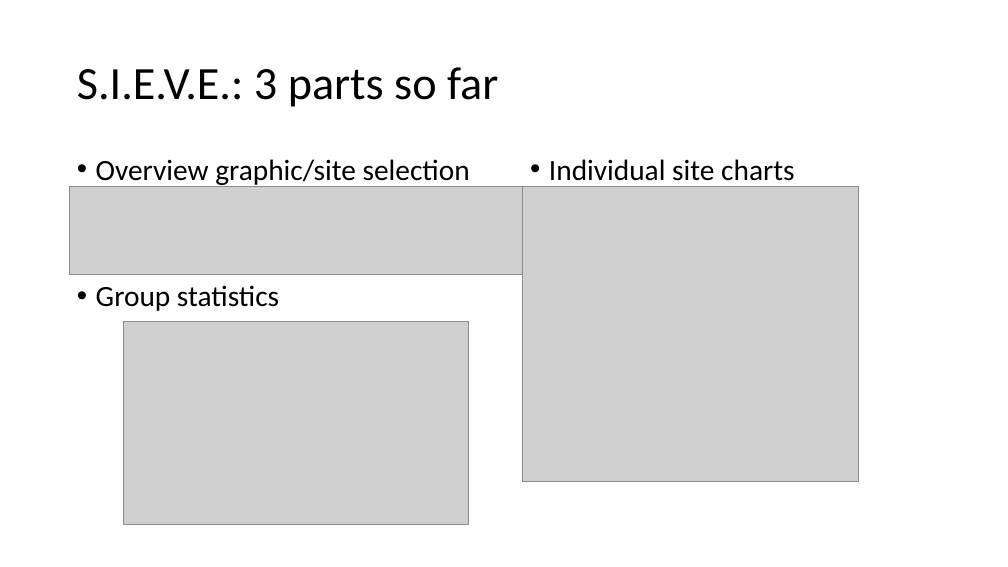
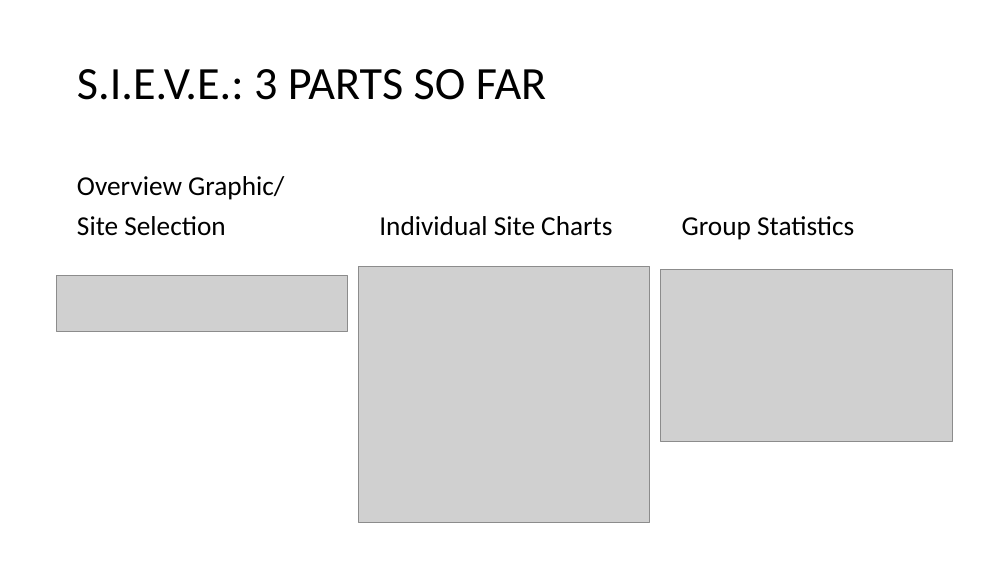
Before and after one commit to nkullman/SIEVE, a slide deck: slide 4 of slides-nkullman-gclenagh-wfyang.pptx. Drawn at 1008x567 pixels with LibreOffice and Linux fonts; fonts in the diff are those of the drawing; grey boxes stand for pictures. Boxes give left, top, right and bottom in pixels: in the first picture for what was removed or moved away, otherwise in the second. Text is boxed around its words. In the diff, an @@ line names an element or a change of style, - is before the commit and + after.

```diff
--- a/slides-nkullman-gclenagh-wfyang.pptx
+++ b/slides-nkullman-gclenagh-wfyang.pptx
@@ title at bbox=[77, 69, 546, 100]: text changed @@
-S.I.E.V.E.: 3 parts so far
+S.I.E.V.E.: 3 PARTS SO FAR
@@ text "Overview Graphic/" at bbox=[77, 176, 284, 236]: vertical alignment top to bottom @@
@@ text at bbox=[77, 176, 284, 236]: text changed; size 28 to 26 pt @@
-• Overview graphic/site selection
-• Group statistics
+Overview Graphic/
+Site Selection
@@ text "Individual Site Charts" at bbox=[379, 216, 612, 236]: vertical alignment top to bottom @@
@@ picture removed at bbox=[70, 187, 523, 274] @@
@@ picture removed at bbox=[523, 187, 858, 482] @@
@@ text at bbox=[379, 216, 612, 236]: text changed; size 28 to 26 pt @@
-• Individual site charts
+Individual Site Charts
@@ text added at bbox=[682, 216, 854, 240], 26 pt, text #000000 @@
+Group Statistics
@@ picture added at bbox=[358, 266, 650, 523] @@
@@ picture added at bbox=[56, 275, 347, 331] @@
@@ picture added at bbox=[661, 270, 952, 442] @@
@@ picture removed at bbox=[124, 321, 468, 525] @@
```
Also in this commit, not shown: 5 other slides changed, 3 other files.
